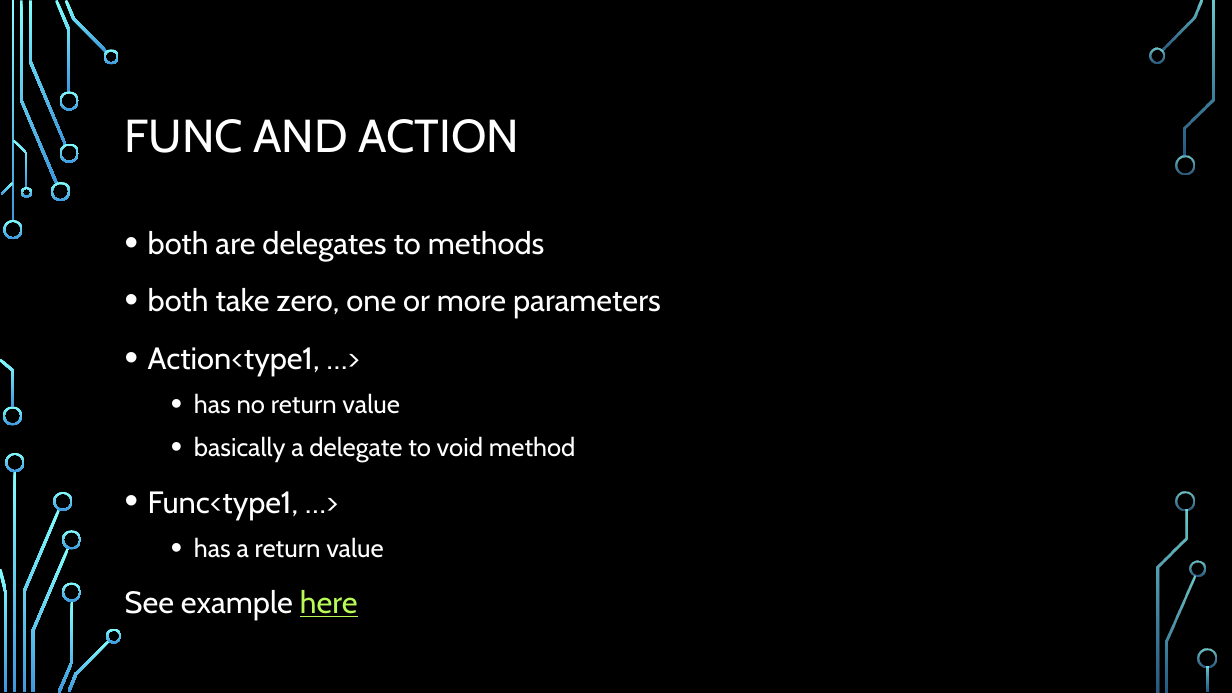
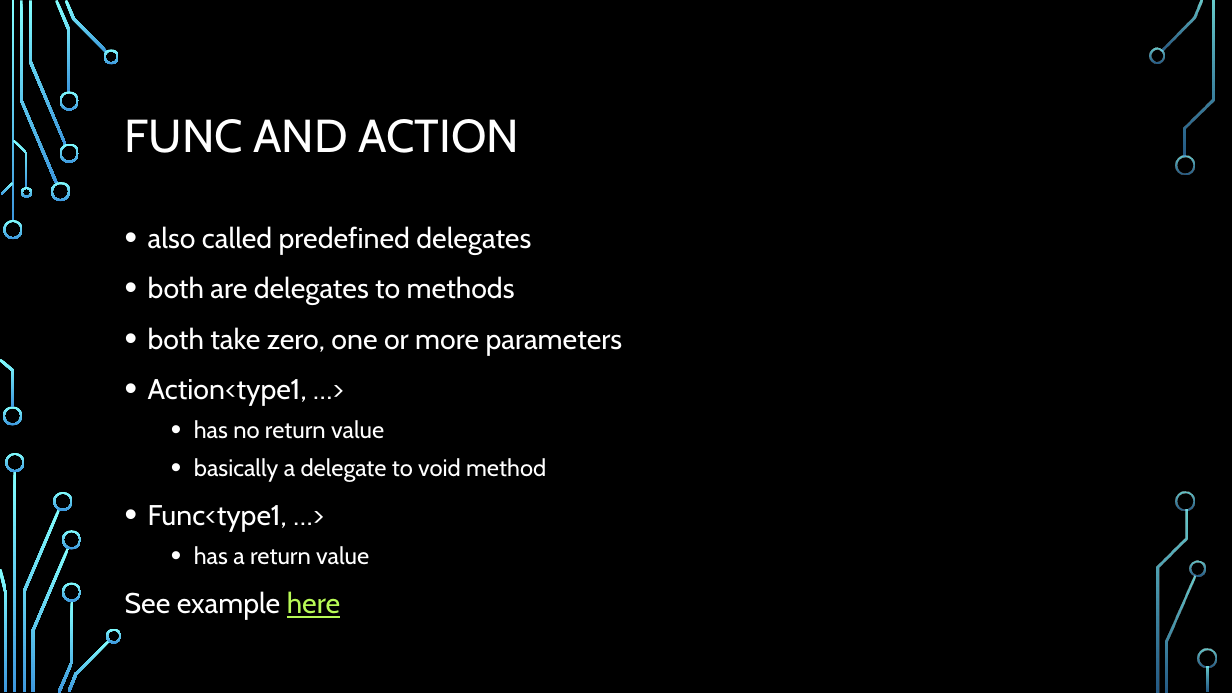
Before and after one commit to fpindej/csharp-delegates-example, a slide deck: slide 8 of presentation.pptx. Drawn at 1232x693 pixels with LibreOffice and Linux fonts; fonts in the diff are those of the drawing; background and template pictures are left out. Boxes give left, top, right and bottom in pixels: in the first picture for what was removed or moved away, otherwise in the second. Text is boxed around its words. In the diff, an @@ line names an element or a change of style, - is before the commit and + after.

```diff
--- a/presentation.pptx
+++ b/presentation.pptx
@@ text at bbox=[148, 226, 531, 255]: paragraph added @@
+• also called predefined delegates
@@ text at bbox=[125, 276, 623, 620]: size 24 to 22.2 pt in "both are delegates to methods", "both take zero, one or more parameters", "Action<type1, …>", "Func<type1, …>" and 1 more places; size 20 to 18.5 pt in "has no return value", "basically a delegate to void method", "has a return value"; line spacing 1.2 to 1.1 @@
```
Also in this commit, not shown: 6 other slides changed, 1 slide added, 1 slide removed, 1 other file.
